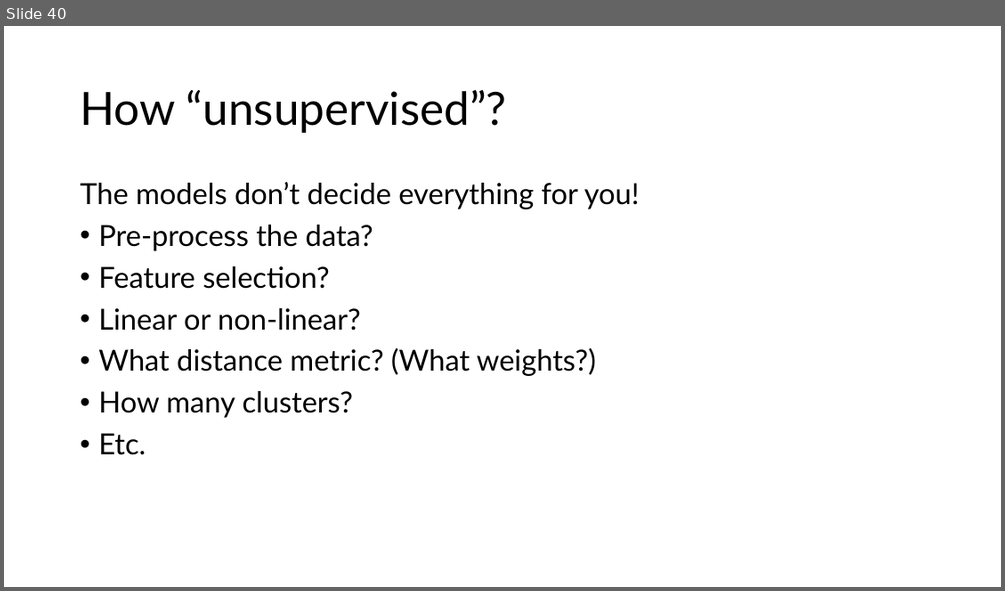
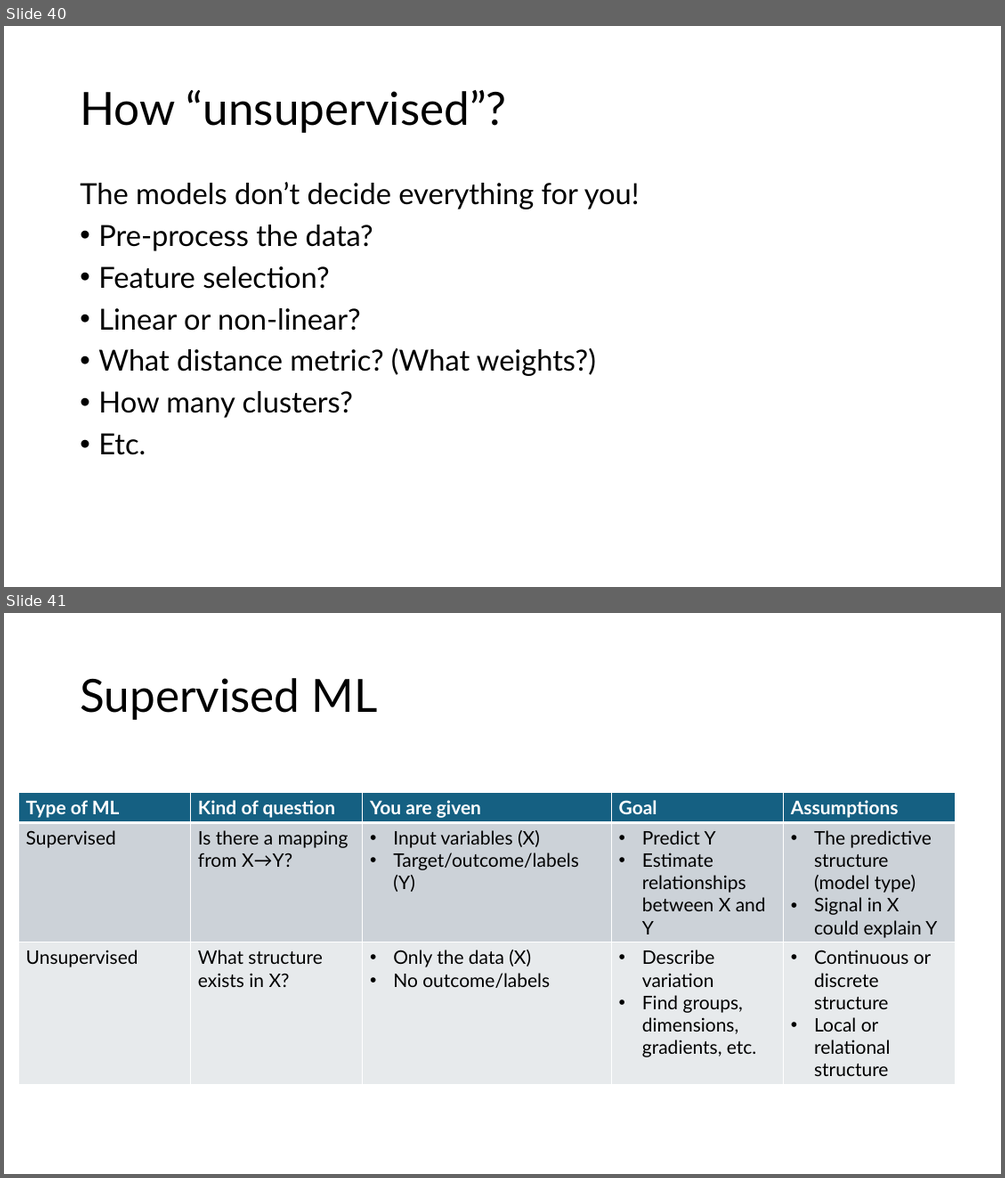
Before and after one commit to jmc108/hugen2073-textbook, a slide deck: lecture_slides/11_machine_learning/11_machine_learning.pptx. Shown one above the other, each under a label of ours: slide 40 before the commit, slides 40 and 41 after it. The pictures are 1005x591 and 1005x1178 pixels, drawn with LibreOffice and Linux fonts; fonts in the diff are those of the drawing. Boxes give left, top, right and bottom in pixels: in the first picture for what was removed or moved away, otherwise in the second. Text is boxed around its words. In the diff, an @@ line names an element or a change of style, - is before the commit and + after.

```diff
--- a/lecture_slides/11_machine_learning/11_machine_learning.pptx
+++ b/lecture_slides/11_machine_learning/11_machine_learning.pptx
@@ slide 41 added at <box>4,613,1001,1174</box>, background #FFFFFF @@
@@ title added at <box>80,678,378,720</box>, 44 pt, text #000000 @@
+Supervised ML
@@ table added at <box>18,793,955,1085</box>, 3 rows, 5 columns @@
+Type of ML | Kind of question | You are given | Goal | Assumptions
+Supervised | Is there a mapping from X→Y? | Input variables (X) / Target/outcome/labels (Y) | Predict Y / Estimate relationships between X and Y | The predictive structure (model type) / Signal in X could explain Y
+Unsupervised | What structure exists in X? | Only the data (X) / No outcome/labels | Describe variation / Find groups, dimensions, gradients, etc. | Continuous or discrete structure / Local or relational structure
```
Also in this commit, not shown: 16 other slides added, 4 other files.
